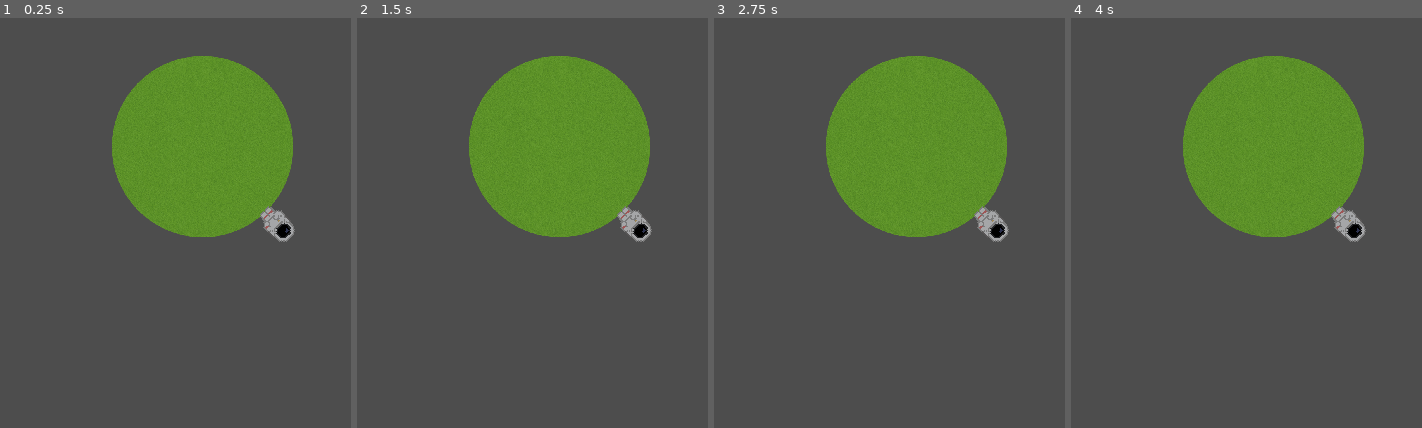
Above: before the commit, frames 1-4 (left to right).
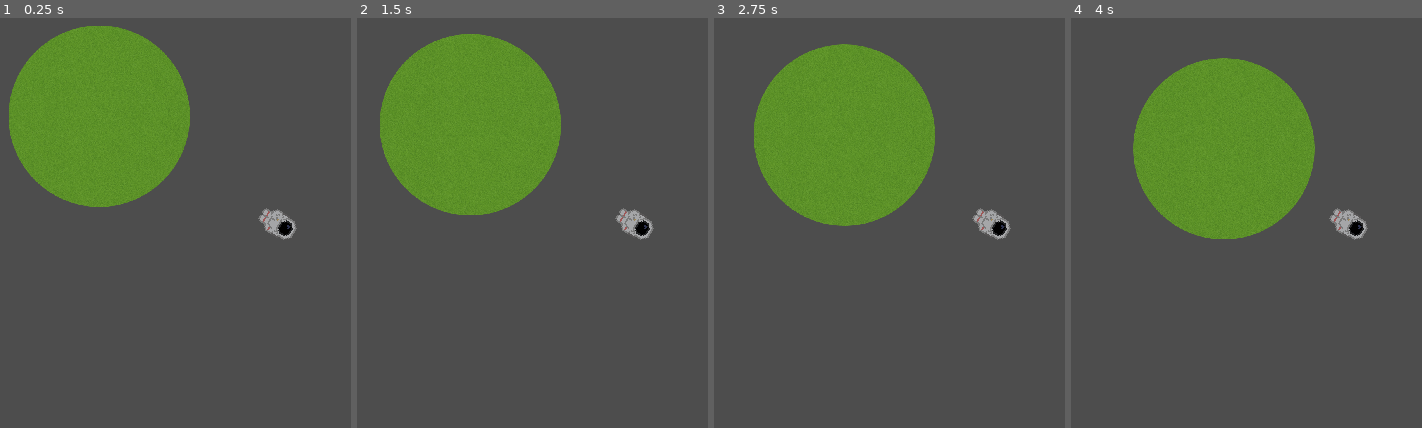
Above: after the commit, the same moments.

Repository: CS196Illinois/Group30-FA23
Game: Godot game, scene res://scenes/game/world.tscn
The game is run twice, just before and just after one commit, with the same random seed, the same clock (stepped at 60 frames per second) and the same inputs.
Inputs:
- Up to frame 1 (0.25 s): no input
- Up to frame 2 (1.5 s): hold D (move_right) 0.53-1.28 s; tap Space (jump, bound only after the commit) at 0.6, 0.77, 1.07, 1.35 s; hold A (move_left) from 1.28 s (still down)
- Up to frame 3 (2.75 s): tap Space (jump, bound only after the commit) at 1.52, 1.82, 2.1 s; release A (move_left) at 2.03 s; hold D (move_right) from 2.03 s (still down)
- Up to frame 4 (4 s): tap Space (jump, bound only after the commit) at 2.85, 3.02, 3.32, 3.6, 3.77 s; release D (move_right) at 3.53 s; hold A (move_left) from 3.53 s (still down)

The runs differ from the first frame. In frame 1, 26% of the frame differs, in the area x 2-85%, y 1-55%; in frame 2, 22%; in frame 3, 18%; in frame 4, 13%.

Commit message:
Player and general structure

Diff:
--- a/Project/entities/player/player.gd
+++ b/Project/entities/player/player.gd
@@ -5,14 +5,16 @@
 
 # Player movement constants
 const MASS = 10
-const SPEED = 500
+const SPEED = 5000
+const JUMP_STRENGTH = 500
 const TERMINAL_VELOCITY = 20
 const MAX_WALK_SPEED = 20
 
 # Stores all the potential states that the player can be in, will be useful later to simplify complicated tasks.
 enum states {
 	GROUNDED,
-	FALLING
+	FALLING,
+	FLYING
 }
 
 var current_state = states.FALLING
@@ -22,6 +24,10 @@
 var relative_down = Vector2.DOWN
 var relative_right = Vector2.RIGHT
 var relative_left = Vector2.LEFT
+var rel_up_last_frame = relative_up
+
+var lateral_movement = 0.0
+var gravitational_pull = 0.0
 
 func _physics_process(delta):
 	# Relative player direction vectors.
@@ -37,28 +43,39 @@
 	match current_state:
 
 		states.GROUNDED:
+			velocity = velocity.rotated(velocity.angle_to(planet.position))
+
 			move_grounded(delta)
-			handle_gravity(delta)
+
+			velocity = relative_down * gravitational_pull + relative_left * lateral_movement
+
+			if Input.is_action_just_pressed("jump"):
+				velocity += relative_up * JUMP_STRENGTH
 
 			if not is_grounded():
 				current_state = states.FALLING
 
 		states.FALLING:
 			handle_gravity(delta)
-
+			velocity = relative_down * gravitational_pull + relative_left * lateral_movement
 			if is_grounded():
 				current_state = states.GROUNDED
 
-	velocity = relative_down * 100
-
+		states.FLYING:
+			move_floating(delta)
 	move_and_slide()
 
 # Manipulates velocity according to gravitational formula.
 func handle_gravity(delta):
-	pass
+	gravitational_pull = ((667 * MASS * planet.MASS ) / position.distance_squared_to(planet.position)) * delta
+
+# Manipulates velocity according t
+func move_floating(delta):
+	velocity += Input.get_action_strength("move_left") * relative_left + Input.get_action_strength("move_right") * relative_right
+
 # Manipulates velocity according to the player's lateral input (left, right).
 func move_grounded(delta):
-	pass
+	lateral_movement = Input.get_axis("move_left", "move_right") * SPEED * delta
 
 # Checks if the player is grounded using the floor collision raycast.
 func is_grounded():
--- a/Project/entities/player/player.tscn
+++ b/Project/entities/player/player.tscn
@@ -4,7 +4,7 @@
 [ext_resource type="Texture2D" uid="uid://daiwmgkhh014m" path="res://entities/player/player_sprite.png" id="2_xtvsy"]
 
 [sub_resource type="RectangleShape2D" id="RectangleShape2D_ly33n"]
-size = Vector2(9, 20)
+size = Vector2(9, 21)
 
 [node name="Player" type="CharacterBody2D"]
 script = ExtResource("1_w8gh3")
@@ -13,7 +13,7 @@
 texture = ExtResource("2_xtvsy")
 
 [node name="PlayerCollider" type="CollisionShape2D" parent="."]
-position = Vector2(-0.5, -1)
+position = Vector2(-0.5, -0.5)
 shape = SubResource("RectangleShape2D_ly33n")
 
 [node name="RayDown" type="RayCast2D" parent="."]
--- a/Project/project.godot
+++ b/Project/project.godot
@@ -43,6 +43,11 @@
 "events": [Object(InputEventKey,"resource_local_to_scene":false,"resource_name":"","device":-1,"window_id":0,"alt_pressed":false,"shift_pressed":false,"ctrl_pressed":false,"meta_pressed":false,"pressed":false,"keycode":0,"physical_keycode":83,"key_label":0,"unicode":115,"echo":false,"script":null)
 ]
 }
+jump={
+"deadzone": 0.5,
+"events": [Object(InputEventKey,"resource_local_to_scene":false,"resource_name":"","device":-1,"window_id":0,"alt_pressed":false,"shift_pressed":false,"ctrl_pressed":false,"meta_pressed":false,"pressed":false,"keycode":0,"physical_keycode":32,"key_label":0,"unicode":32,"echo":false,"script":null)
+]
+}
 
 [rendering]
 
--- a/Project/scenes/game/world.tscn
+++ b/Project/scenes/game/world.tscn
@@ -10,10 +10,10 @@
 [node name="Planet" parent="." instance=ExtResource("2_syn3w")]
 
 [node name="Camera" type="Camera2D" parent="."]
-position = Vector2(55, 58)
+position = Vector2(107, 65)
 
 [node name="Player" parent="." instance=ExtResource("3_e60v0")]
-position = Vector2(55, 58)
+position = Vector2(107, 65)
 
 [node name="CameraTransformer" type="RemoteTransform2D" parent="Player"]
 remote_path = NodePath("../../Camera")
